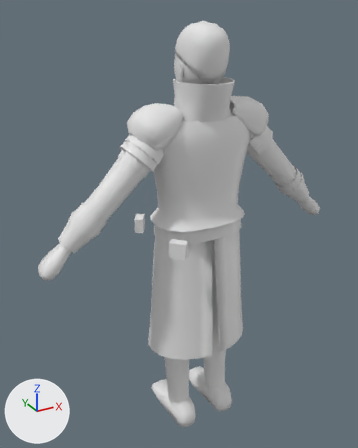
What one commit did to the glTF model models/characters/lieutenant.glb.
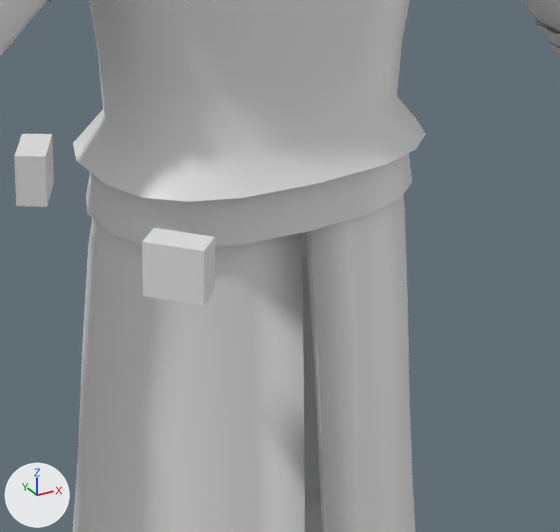
Each version is shown whole from a camera (50 mm lens) standing at (-1.013, -1.673, 1.86) and looking at (-0.054, 0.07, 0.989), then close up on the part from 36% to 79% of the width and 40% to 72% of the height. The lights are fixed; the arrows at lower left show +X, +Y and +Z. The last two pictures show the newer version. Vertices at exactly the same position are counted once.

The first close-up shows 'Body', 'Coat' and 1 more.
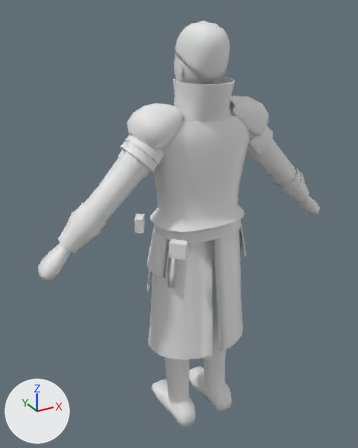
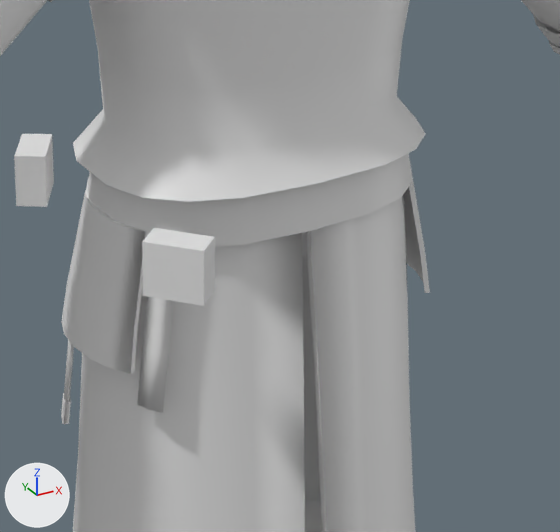
Where the change shows, as pixel boxes [x1, y1, x2, y2] in the close-ups (560 x 532 px):
part 1 of me_body, added: after [61, 393, 71, 424]
part 2 of me_body, added: after [403, 164, 430, 293]
part 3 of me_body, added: after [61, 184, 146, 374]
part 4 of me_body, added: after [64, 177, 89, 424]
part 5 of me_body, added: after [137, 297, 173, 413]

The edits, one by one:
me_body is used by ob_body; location (0.0, 0.0, 0.0).
me_body had 2447 vertices, 4532 faces and spanned x -0.69..0.69, y -0.2..0.2, z 0.0..1.81.
me_body now has 2575 vertices, 4768 faces and spans x -0.69..0.69, y -0.2..0.2, z 0.0..1.81.
me_body part 1: the loose piece of 8 vertices spanning x -0.25..-0.18, y 0.1..0.17, z 0.97..1.03 is copied, and the copy is scaled about its middle by (0.265, 0.384, -0.464), then moved by (0.01, -0.05, -0.3); it spans x -0.21..-0.19, y 0.07..0.1, z 0.69..0.72.
me_body part 2: a new loose piece of 42 vertices spanning x 0.17..0.23, y -0.09..0.08, z 0.84..1.0, in mat_lieutenant (white #e7e7e7).
me_body part 3: a new loose piece of 42 vertices spanning x -0.23..-0.17, y -0.09..0.08, z 0.84..1.0, in mat_lieutenant (white #e7e7e7).
me_body part 4: a new loose piece of 18 vertices spanning x -0.21..-0.16, y 0.06..0.1, z 0.69..1.0, in mat_lieutenant (white #e7e7e7).
me_body part 5: a new loose piece of 18 vertices spanning x -0.19..-0.15, y -0.12..-0.08, z 0.79..1.0, in mat_lieutenant (white #e7e7e7).
